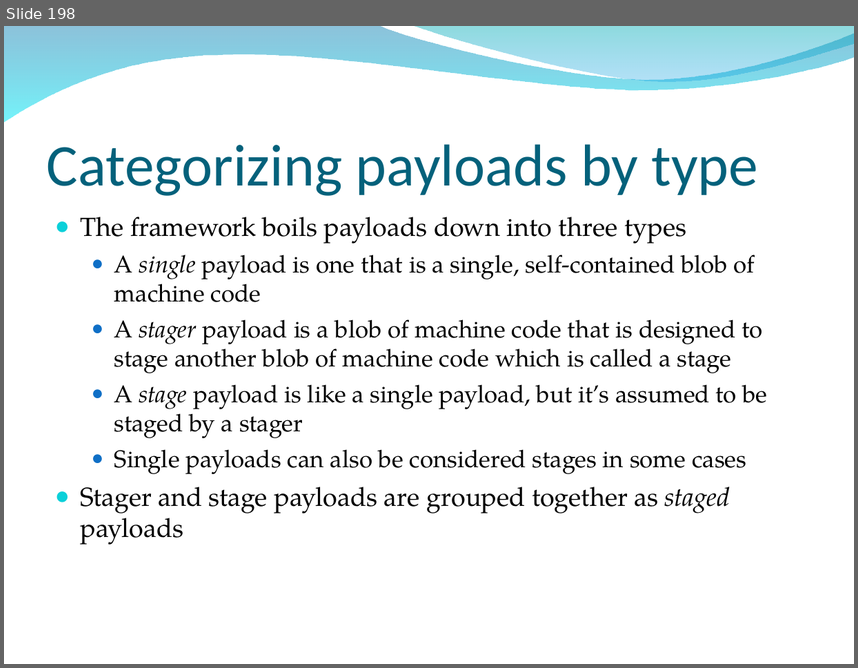
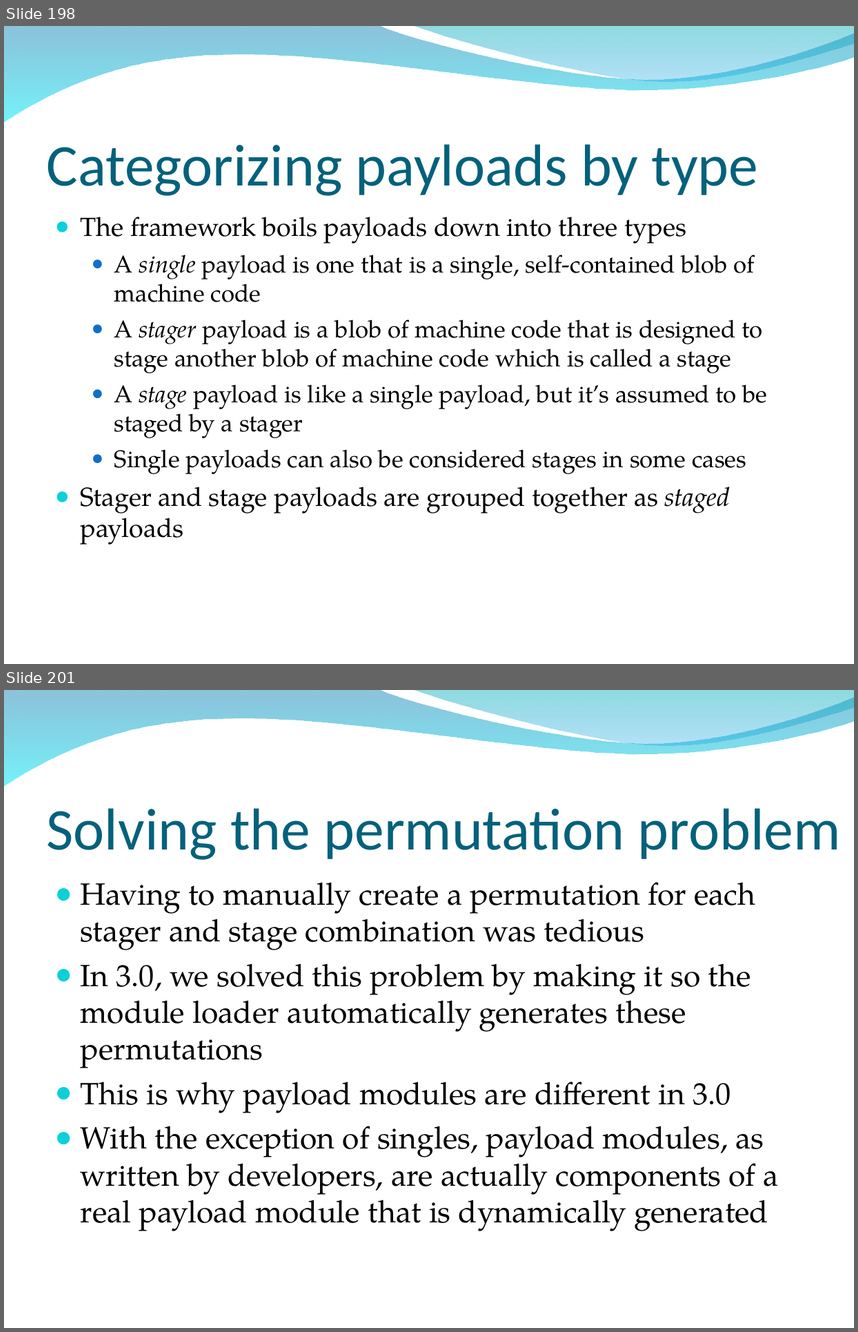
Before and after one commit to bedestall5/metasploit-framework, a slide deck: dev/materials/msf3_internals_training/slides/bh_training_deck.ppt. Shown one above the other, each under a label of ours: slide 198 before the commit, slides 198 and 201 after it; the slides between them are not shown. The pictures are 858x668 and 858x1332 pixels, drawn with LibreOffice and Linux fonts; fonts in the diff are those of the drawing; background and template pictures are left out. Boxes give left, top, right and bottom in pixels: in the first picture for what was removed or moved away, otherwise in the second. Text is boxed around its words. In the diff, an @@ line names an element or a change of style, - is before the commit and + after.

```diff
--- a/dev/materials/msf3_internals_training/slides/bh_training_deck.ppt
+++ b/dev/materials/msf3_internals_training/slides/bh_training_deck.ppt
@@ slide 201 added at <box>4,690,854,1328</box>, background picture (left out); not listed: 2 template elements that a slide beside it also shows @@
@@ title added at <box>47,808,841,860</box>, 50 pt, text #04617B @@
+Solving the permutation problem
@@ text added at <box>80,882,779,1231</box>, 26 pt, text #000000 @@
+● Having to manually create a permutation for each stager and stage combination was tedious
+● In 3.0, we solved this problem by making it so the module loader automatically generates these permutations
+● This is why payload modules are different in 3.0
+● With the exception of singles, payload modules, as written by developers, are actually components of a real payload module that is dynamically generated
```
Also in this commit, not shown: 6 slides changed, 21 other slides added, 4 slides removed.
